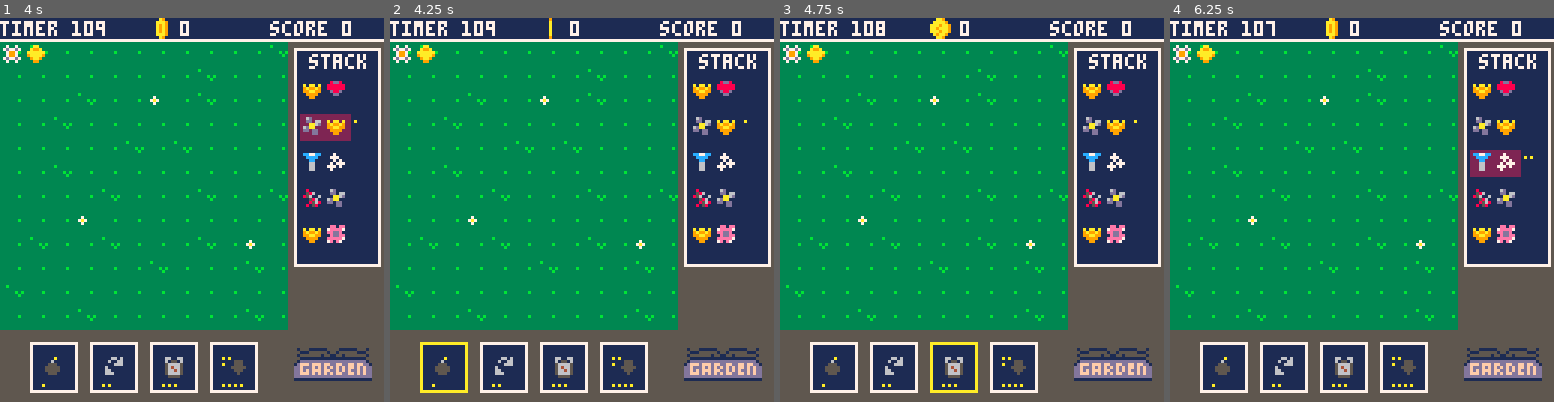
Above: before the commit, frames 1-4 (left to right).
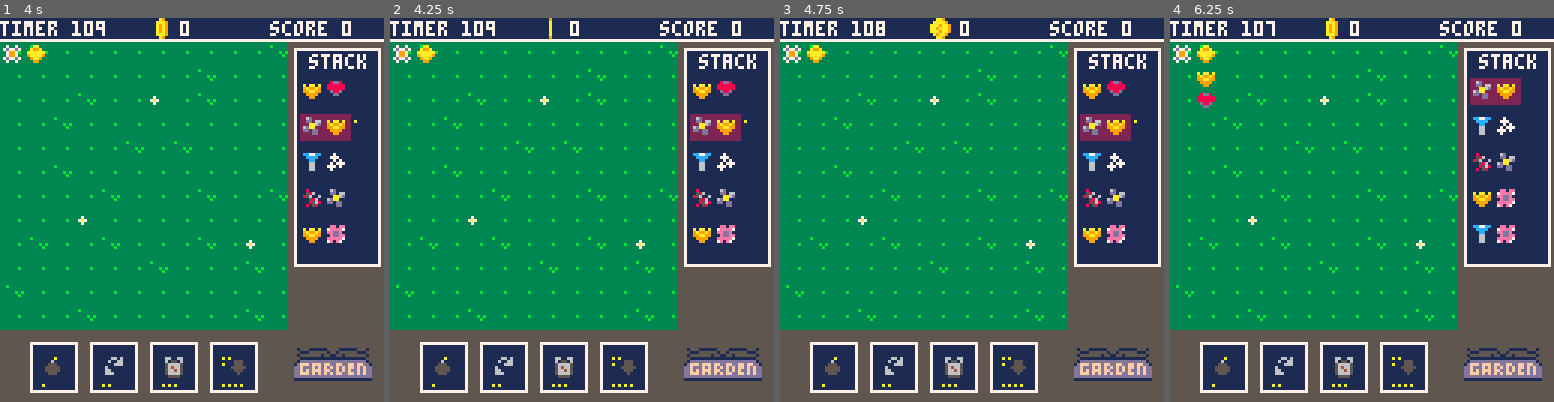
Above: after the commit, the same moments.

Repository: ignoreintuition/garden
Game: PICO-8 cartridge flower.p8
Two runs of this game, one before a commit and one after it. Both use one fixed random seed, a clock stepped at 60 frames per second and the inputs below.
Inputs:
- Up to frame 1 (4 s): tap X (X key) at 0.33, 1.07, 1.85, 2.97 s; tap O (Z key) at 0.7, 1.7, 2.1, 2.5, 2.9, 3.3, 3.7 s; hold Right 1.6-2.1 s; hold Up 2.15-2.42 s; hold Right 2.47-3.03 s; hold Left 3.08-3.58 s; hold Down 3.63-3.97 s
- Up to frame 2 (4.25 s): hold Right from 4.02 s (still down); tap X (X key) at 4.08 s; tap O (Z key) at 4.1 s
- Up to frame 3 (4.75 s): tap O (Z key) at 4.5 s; release Right at 4.68 s; hold Up from 4.73 s (still down)
- Up to frame 4 (6.25 s): tap O (Z key) every 0.4 s from 4.9 to 6.1 s; release Up at 5.03 s; hold Left 5.08-5.68 s; tap X (X key) at 5.2 s; hold Down 5.73-6.03 s; hold Right from 6.08 s (still down)

Frame 1 is identical in both runs. In frame 2, 1.1% of the frame differs, in the area x 7-92%, y 25-98%; in frame 3, 1.1%; in frame 4, 3.0%, in the area x 7-95%, y 14-59%.

Commit message:
Added card animations. Added delay on game over screen

Diff:
--- a/flower.p8
+++ b/flower.p8
@@ -2,7 +2,7 @@
 version 41
 __lua__
 
---garden 1.0.0
+--garden 1.0.1
 --by IgnoreIntuition
 --game
 #include src/entity.lua
@@ -39,14 +39,14 @@
 0a9aa90000aaa900000a000000000000000660000600666006000000000000000000000000000000000000000000000000000000000000000000000000000000
 00aa9000000a90000009000000000000000000000066660000000600000000000000000000000000000000000000000000000000000000000000000000000000
 00000000000000000000000000000000000000000000000000000000000000000000000000000000000000000000000000000000000000000000000000000000
-00000000000000000000000000000000000000000000000000000000000000000000000000000000000000000000000000000000000000000000000000000000
-0000a0000006606006600660a0a00000000000000000000000000000000000000000000000000000000000000000000000000000000000000000000000000000
-00060000006006600615516000005550000000000000000000000000000000000000000000000000000000000000000000000000000000000000000000000000
-005550000000666005666650a0005550000000000000000000000000000000000000000000000000000000000000000000000000000000000000000000000000
-05555500060000000564665000055555000000000000000000000000000000000000000000000000000000000000000000000000000000000000000000000000
-05555500066000000566465000005550000000000000000000000000000000000000000000000000000000000000000000000000000000000000000000000000
-00555000066600000566665000000500000000000000000000000000000000000000000000000000000000000000000000000000000000000000000000000000
-00000000000000000055550000000000000000000000000000000000000000000000000000000000000000000000000000000000000000000000000000000000
+00000000000800000000000000000000000000000000000000000000000000000000000000000000000000000000000000000000000000000000000000000000
+0000a0008000800000066060066600000660066066000066a0a00000a00000000000000000000000000000000000000000000000000000000000000000000000
+000600000080a8000060066006600600061551606155551600005550000000000000000000000000000000000000000000000000000000000000000000000000
+005550000aaaa00000006660060000600566665005666650a0005550a00055500000000000000000000000000000000000000000000000000000000000000000
+0555550080aaaa800600000000006060056466500566465000055555000055500000000000000000000000000000000000000000000000000000000000000000
+0555550000a008000660000000006600056646500564665000005550000555550000000000000000000000000000000000000000000000000000000000000000
+00555000080800000666000000006660056666500566665000000500000055500000000000000000000000000000000000000000000000000000000000000000
+00000000000000800000000000000000005555000055550000000000000005000000000000000000000000000000000000000000000000000000000000000000
 00000000000000000000000000000000000000000000000000000000000000000000000000000000000000000000000000000000000000000000000000000000
 00000000000000000000000000000000000000000000000000000000000000000000000000000000000000000000000000000000000000000000000000000000
 00000000000000000000000000000000000000000000000000000000000000000000000000000000000000000000000000000000000000000000000000000000
--- a/src/cards.lua
+++ b/src/cards.lua
@@ -4,11 +4,12 @@
   timer = 34,
   reduce = 35,
   selectedCard = 1,
+  interval = 10,
   deck = {
     { spr = 32, offset = 0, cost = 1 },
-    { spr = 33, offset = 20, cost = 2 },
-    { spr = 34, offset = 40, cost = 3 },
-    { spr = 35, offset = 60, cost = 4 }
+    { spr = 34, offset = 20, cost = 2 },
+    { spr = 36, offset = 40, cost = 3 },
+    { spr = 38, offset = 60, cost = 4 }
   },
   init = function(_ENV)
     selectedCard = 1
@@ -23,6 +24,21 @@
       end
       if gameScene.mode == 'card' and i == selectedCard then
         rect(10 + deck[i].offset, 108, 25 + deck[i].offset, 124, 10)
+      end
+    end
+  end,
+  update = function(_ENV)
+    for i = 1, 4 do
+      if deck[i].animate == true then
+        if deck[i].timer == 0 then
+          deck[i].spr += 1
+        end
+        deck[i].timer += 1
+        if deck[i].timer == interval then
+          deck[i].spr -= 1
+          deck[i].animate = false
+          deck[i].timer = 0
+        end
       end
     end
   end,
@@ -52,8 +68,10 @@
       elseif deck[selectedCard].spr == timer then
         gameScene.timer += 20
       elseif deck[selectedCard].spr == reduce then
-      gameScene.tileStack:reduceCost()
+        gameScene.tileStack:reduceCost()
       end
+      deck[selectedCard].animate = true
+      deck[selectedCard].timer = 0
     end
   end
 })
--- a/src/controller.lua
+++ b/src/controller.lua
@@ -60,6 +60,7 @@
       gameScene.cards:selectNext()
     elseif btnp(4) then
       gameScene.cards:selectCard()
+      gameScene.mode = 'select'
     elseif btnp(5) then
       gameScene.mode = 'select'
     end
--- a/src/scene/gameOver.lua
+++ b/src/scene/gameOver.lua
@@ -1,16 +1,22 @@
 GameOverScene = Scene:new({
   name = 'gameOver',
   finalScore = 0,
+  delay = 60,
   init = function(_ENV, score)
     finalScore = score
+    timer = 0
   end,
   update = function(_ENV)
-    if btnp(4) then
-      sfx(3)
-      return 'game'
-    elseif btnp(5) then
-      sfx(3)
-      return 'title'
+    if timer > delay then
+      if btnp(4) then
+        sfx(3)
+        return 'game'
+      elseif btnp(5) then
+        sfx(3)
+        return 'title'
+      end
+    else
+      timer += 1
     end
     return 'gameOver'
   end,
@@ -18,7 +24,9 @@
     cls()
     print('game over', 40, 40, 7)
     print('final score ' .. finalScore, 32, 56, 7)
-    print('press 🅾️ to restart', 22, 64, 7)
-    print('press ❎ for title screen', 10, 72, 7)
+    if timer > delay then
+      print('press 🅾️ to restart', 22, 64, 7)
+      print('press ❎ for title screen', 10, 72, 7)
+    end
   end
 })
--- a/src/ui.lua
+++ b/src/ui.lua
@@ -26,6 +26,7 @@
     rect(98, 10, 126, 82, 7)
     print('stack', 103, 12, 7)
     gameScene.tileStack:draw()
+    gameScene.cards:update()
 
   end,
   drawFooter = function(_ENV)
Not shown, changed: dist/flower.p8.png
